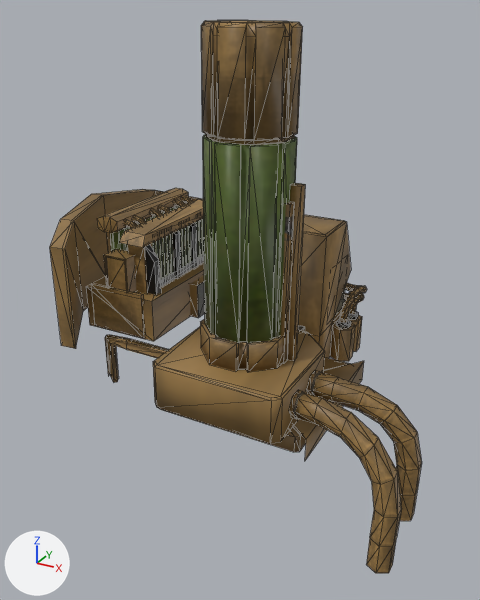
Renders of the COLLADA model art/meshes/structural/reactor.dae from each side of a commit.
The view is the same before and after, from a camera (50 mm lens) standing at (16.3, -23.5, 12.1) and looking at (4.3, -1.8, 1.2). Lighting does not change. The marker at lower left points along +X, +Y and +Z. Mesh edges are drawn as thin lines. Vertices at the same position are counted once.

The older version as bpy lines, for what is in view:
```python
me_cube_012 = bpy.data.meshes.new('Cube.012')
me_cube_012.from_pydata(...)  # 1544 vertices, 2553 faces; spans x -4.7..12.8, y -7.8..6.4, z -4.5..11.8
me_cube_012.materials.append(mat_material_002)  # picture img_coalition_struct_png
ob_reactor = bpy.data.objects.new('reactor', me_cube_012)
ob_reactor.location = (0.0, 0.0, 0.0)
```
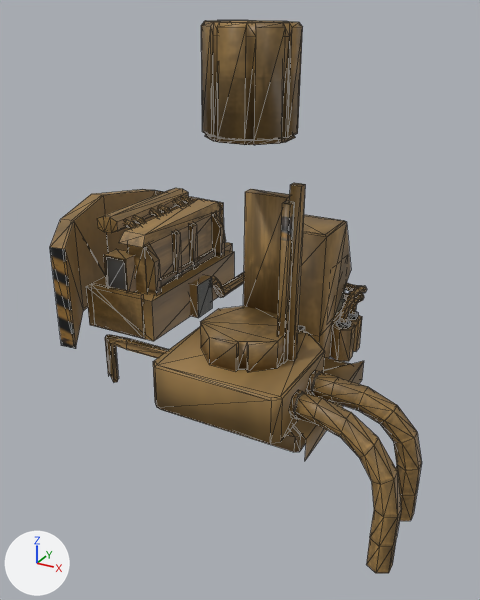
What differs and where, as boxes (x1, y1, x2, y2) in the pictures (480 x 600 px):
part 1 of me_cube_012, deleted
    before: (110, 206, 204, 279)
part 2 of me_cube_012, cut back
    before: (201, 135, 297, 369)
    after: (201, 322, 275, 369)
part 3 of me_cube_012, surface changed
    both: (50, 191, 204, 349)

The change, as a diff of the scene's bpy script:
```diff
--- a/art/meshes/structural/reactor.dae.py
+++ b/art/meshes/structural/reactor.dae.py
@@ me_cube_012 @@
 # used by ob_reactor; location = (0.0, 0.0, 0.0)
-me_cube_012.from_pydata(...)  # 1544 vertices, 2553 faces; spans x -4.7..12.8, y -7.8..6.4, z -4.5..11.8
+me_cube_012.from_pydata(...)  # 1168 vertices, 2033 faces; spans x -4.7..12.8, y -7.8..6.4, z -4.5..11.8
+# me_cube_012 part 1: 27 loose pieces with 312 vertices, spanning x -1.8..0.5, y -2.5..4.0, z 1.1..3.8, are deleted
+# me_cube_012 part 2
+# 64 vertices are removed from x 5.1..8.0, y -6.7..-3.9, z 2.1..8.6
+# 130 faces are deleted
+# 6 new faces join them
+# me_cube_012 part 3: 75 kept faces spanning x -4.7..0.9, y -5.9..5.9, z -0.4..4.2 get new texture (UV) coordinates
 me_cube_012.materials.append(mat_material_002)
```
